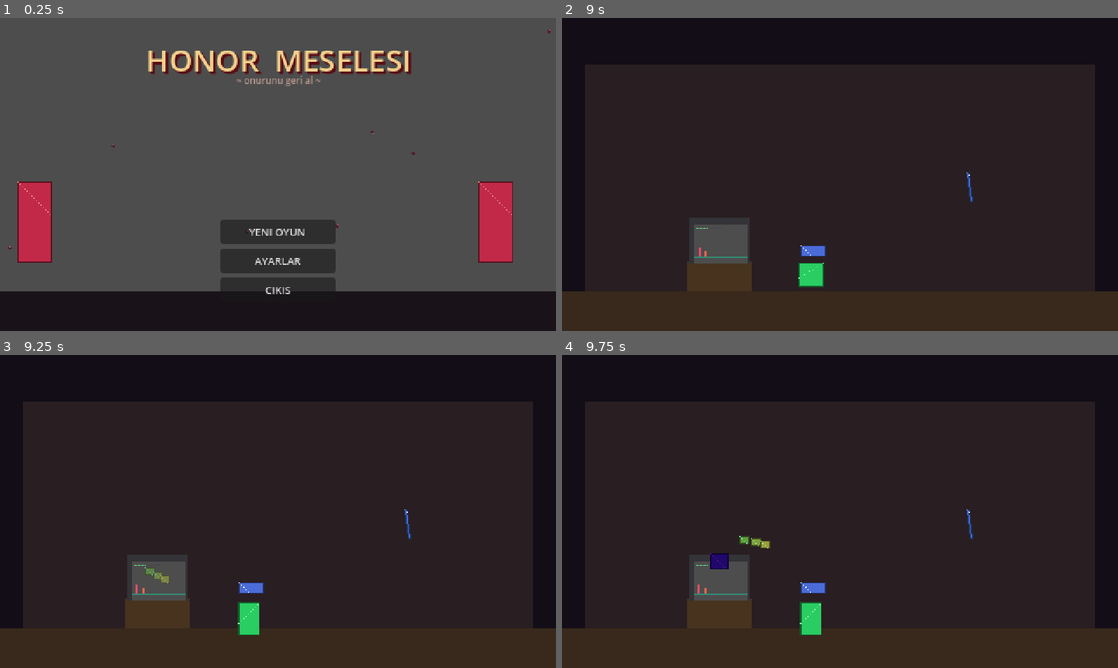
Above: before the commit, frames 1-4 (two rows, left to right).
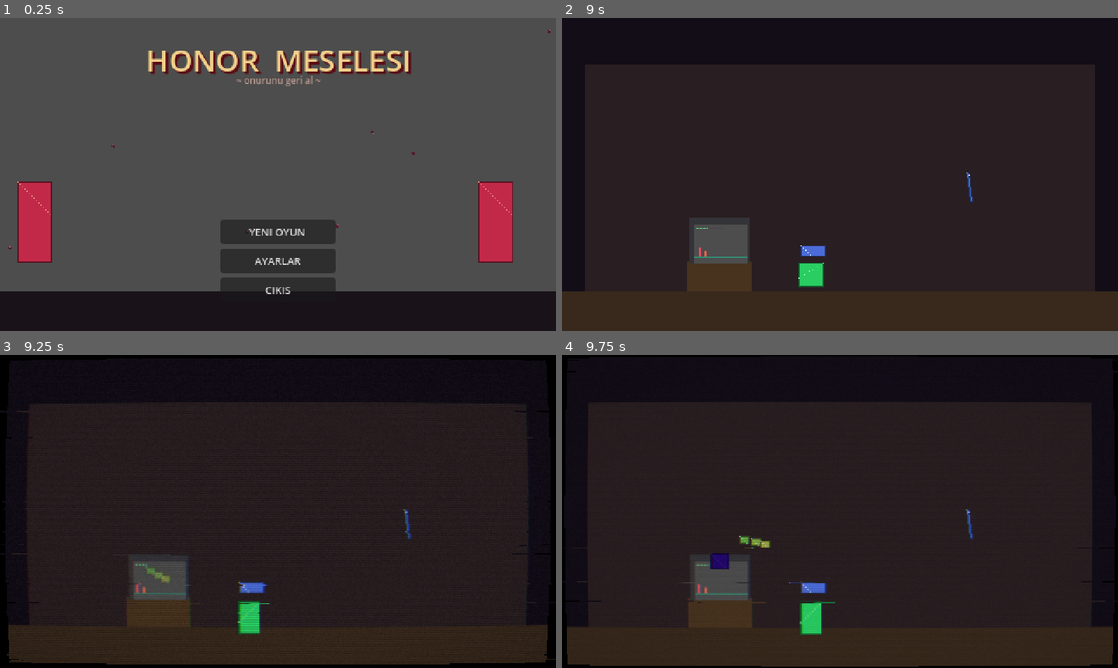
Above: after the commit, the same moments.

Repository: Eruldin/Honor-Meselesi
Game: Godot game, scene res://src/ui/Title.tscn
The game is run twice, just before and just after one commit, with the same random seed, the same clock (stepped at 60 frames per second) and the same inputs.
Inputs (mouse positions are in pixels of both pictures, inside the frame that each line leads up to):
- Up to frame 1 (0.25 s): no input
- Up to frame 2 (9 s): click "YENI OYUN" at 0.5 s; tap Enter (ui_accept) at 1.25, 2.75, 3.5, 4.25, 5, 5.75 s; move the mouse to (962, 158) at 1.27 s; hold D (move_right) 1.28-2 s; hold J (attack) 1.28-2 s; click (962, 158) at 1.42 s; tap Space (jump) at 1.52, 4.52, 7.52 s; drag from (728, 190) to (812, 280) at 2.02 s; move the mouse to (895, 105) at 2.77 s; hold D (move_right) 2.78-3.5 s; tap F (focus) at 2.85 s; drag from (812, 237) to (673, 127) at 3.52 s; move the mouse to (1006, 221) at 4.27 s; hold A (move_left) 4.28-5 s; tap Q (form_prev) at 4.35 s; drag from (673, 127) to (812, 296) at 5.02 s; move the mouse to (867, 174) at 5.77 s; hold S (move_down) 5.78-6.5 s; hold Shift 5.78-6.5 s; click (867, 174) at 5.92 s; drag from (756, 96) to (812, 259) at 6.52 s; move the mouse to (962, 158) at 7.27 s; hold W (move_up) 7.28-8 s; tap Ctrl at 7.35 s; drag from (728, 190) to (812, 237) at 8.02 s; move the mouse to (895, 105) at 8.77 s; hold S (move_down) from 8.78 s (still down); hold J (attack) from 8.78 s (still down)
- Up to frame 3 (9.25 s): keep holding S (move_down); keep holding J (attack)
- Up to frame 4 (9.75 s): release S (move_down) at 9.5 s; release J (attack) at 9.5 s; drag from (812, 574) to (673, 464) at 9.52 s

Frames 1-2 are identical in both runs. In frame 3, 3.4% of the frame differs, in the area x 0-100%, y 14-100%; in frame 4, 1.6%.

Commit message:
ayarlar: fx_intensity varsayilani 0.75 — sinematik glitch puls'lar yeni oyunda gorunur
Co-Authored-By: Devin AI <158243242+devin-ai-integration[bot]@users.noreply.github.com>

Diff:
--- a/src/core/settings.gd
+++ b/src/core/settings.gd
@@ -6,7 +6,7 @@
 
 const PATH := "user://settings.json"
 
-var fx_intensity: float = 0.0      ## CRT/glitch — sadece senaryo anlarinda (glitch_pulse)
+var fx_intensity: float = 0.75     ## CRT/glitch — sadece senaryo anlarinda (glitch_pulse)
 var shake_scale: float = 1.0       ## ekran sarsintisi carpani
 var flash_scale: float = 1.0       ## flas/kivilcim parlakligi carpani
 var music_volume: float = 1.0      ## muzik bus seviyesi (0-1)
@@ -169,7 +169,7 @@
 	var data: Variant = JSON.parse_string(FileAccess.get_file_as_string(PATH))
 	if not data is Dictionary:
 		return
-	fx_intensity = float(data.get("fx_intensity", 0.0))
+	fx_intensity = float(data.get("fx_intensity", 0.75))
 	shake_scale = float(data.get("shake_scale", 1.0))
 	flash_scale = float(data.get("flash_scale", 1.0))
 	music_volume = float(data.get("music_volume", 1.0))
